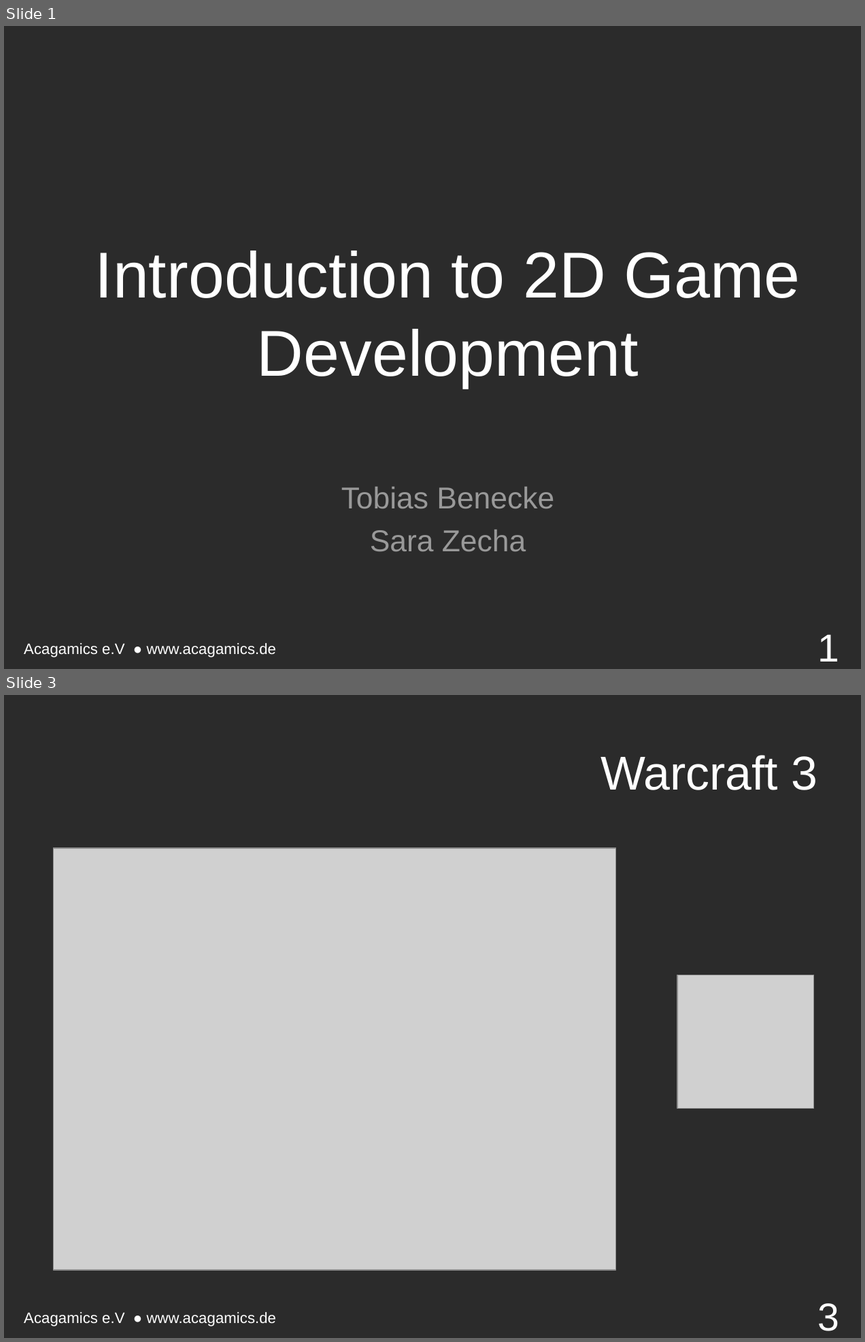
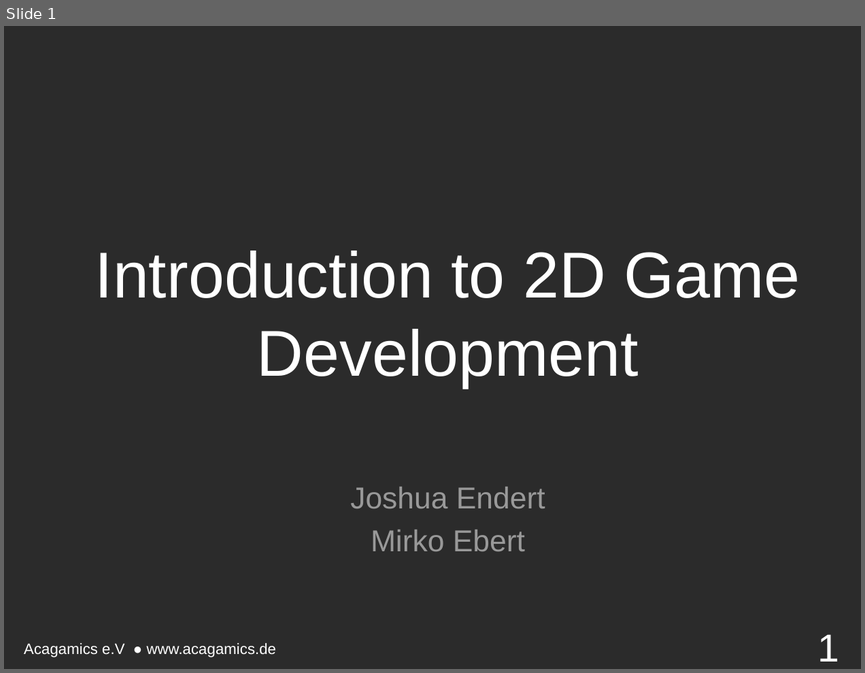
Before and after one commit to endert/Intro2D, a slide deck: 6. Vorlesung 18.11.15/6. Vorstellung.odp. Shown one above the other, each under a label of ours: slides 1 and 3 before the commit, slide 1 after it; the slides between them are not shown. The pictures are 865x1342 and 865x673 pixels, drawn with LibreOffice and Linux fonts; fonts in the diff are those of the drawing; grey boxes stand for pictures; background and template pictures are left out; a plain dark background stands for a picture behind light text. Boxes give left, top, right and bottom in pixels: in the first picture for what was removed or moved away, otherwise in the second. Text is boxed around its words. In the diff, an @@ line names an element or a change of style, - is before the commit and + after.

```diff
--- a/6. Vorlesung 18.11.15/6. Vorstellung.odp
+++ b/6. Vorlesung 18.11.15/6. Vorstellung.odp
@@ slide 3 removed at (4, 695, 861, 1338), background picture (left out); not listed: 1 template element that a slide beside it also shows @@
@@ title removed at (600, 755, 818, 790) @@
-Warcraft 3
@@ picture removed at (54, 848, 617, 1270) @@
@@ picture removed at (677, 975, 814, 1108) @@
@@ page number removed at (818, 1303, 840, 1331) @@
-3
@@ slide 1 changed as well @@
@@ text at (350, 486, 545, 552): text changed @@
-Tobias Benecke
-Sara Zecha
+Joshua Endert
+Mirko Ebert
```
Also in this commit, not shown: 2 other slides changed, 3 slides added, 1 other slide removed, 3 other files.
